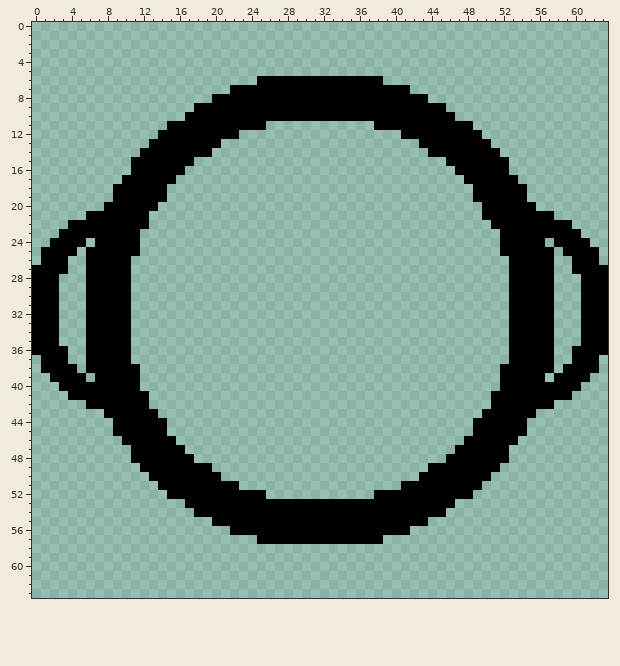
Two states of a pixel-art sprite, Assets/Models/player.png. That is the earlier state.
The file is 64x64 pixels.
Now the later version:
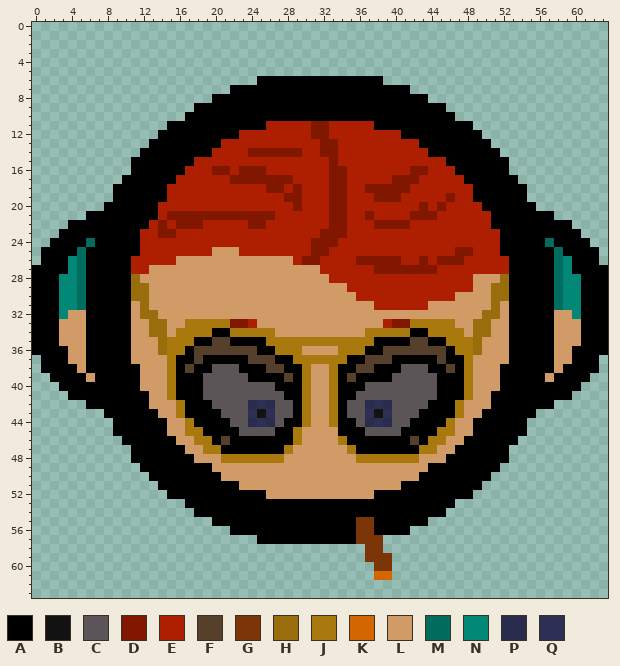
Palette (. is transparent): A #000000  B #131213  C #5b5558  D #821700  E #ad1f00  F #56402b  G #7c3506  H #996c0c  J #aa790d  K #d36600  L #d19b68  M #006d5f  N #008775  P #292c4d  Q #2d3054
The commit says: added the boss,player and bat models
What changed:
@@ x 0..63 @@
 10 .................AAAAAAAAAAAAAAAAAAAAAAAAAAAAAA.................
-11 ...............AAAAAAAAAAA............AAAAAAAAAAA...............
-12 ..............AAAAAAAAA..................AAAAAAAAA..............
-13 .............AAAAAAAA......................AAAAAAAA.............
-14 ............AAAAAAAA........................AAAAAAAA............
-15 ...........AAAAAAA............................AAAAAAA...........
-16 ...........AAAAAA..............................AAAAAA...........
-17 ..........AAAAAA................................AAAAAA..........
-18 .........AAAAAA..................................AAAAAA.........
-19 .........AAAAAA..................................AAAAAA.........
-20 ........AAAAAA....................................AAAAAA........
-21 ......AAAAAAA.....................................AAAAAAAA......
-22 ....AAAAAAAAA......................................AAAAAAAAA....
-23 ...AAAAAAAAA........................................AAAAAAAAA...
-24 ..AAAA.AAAAA........................................AAAAA.AAAA..
-25 .AAAA.AAAAAA........................................AAAAAA.AAAA.
-26 .AAA..AAAAA..........................................AAAAA..AAA.
-27 AAAA..AAAAA..........................................AAAAA..AAAA
-28 AAA...AAAAA..........................................AAAAA...AAA
-29 AAA...AAAAA..........................................AAAAA...AAA
-30 AAA...AAAAA..........................................AAAAA...AAA
-31 AAA...AAAAA..........................................AAAAA...AAA
-32 AAA...AAAAA..........................................AAAAA...AAA
-33 AAA...AAAAA..........................................AAAAA...AAA
-34 AAA...AAAAA..........................................AAAAA...AAA
-35 AAA...AAAAA..........................................AAAAA...AAA
-36 AAAA..AAAAA..........................................AAAAA..AAAA
-37 .AAA..AAAAA..........................................AAAAA..AAA.
-38 .AAAA.AAAAAA........................................AAAAAA.AAAA.
-39 ..AAAA.AAAAA........................................AAAAA.AAAA..
-40 ...AAAAAAAAA........................................AAAAAAAAA...
-41 ....AAAAAAAAA......................................AAAAAAAAA....
-42 ......AAAAAAA......................................AAAAAAA......
-43 ........AAAAAA....................................AAAAAA........
-44 .........AAAAAA..................................AAAAAA.........
-45 .........AAAAAA..................................AAAAAA.........
-46 ..........AAAAAA................................AAAAAA..........
-47 ...........AAAAAA..............................AAAAAA...........
-48 ...........AAAAAAA............................AAAAAAA...........
-49 ............AAAAAAAA........................AAAAAAAA............
-50 .............AAAAAAAA......................AAAAAAAA.............
-51 ..............AAAAAAAAA..................AAAAAAAAA..............
-52 ...............AAAAAAAAAAA............AAAAAAAAAAA...............
+11 ...............AAAAAAAAAAAEEEEEDDEEEEEAAAAAAAAAAA...............
+12 ..............AAAAAAAAAEEEEEEEEDDEEEEEEEEAAAAAAAAA..............
+13 .............AAAAAAAAEEEEEEEEEEEDDEEEEEEEEEAAAAAAAA.............
+14 ............AAAAAAAAEEEEDDDDDDEEDDEEEEEEEEEEAAAAAAAA............
+15 ...........AAAAAAAEEEEEEEEEEEEEEEDEEEEEEEEEEEEAAAAAAA...........
+16 ...........AAAAAAEEEDDEDDDEEEEEEEDDEEEEEEEDDEEEAAAAAA...........
+17 ..........AAAAAAEEEEEEDDDDDDDEEEEDDEEEEEDDDEEEEEAAAAAA..........
+18 .........AAAAAAEEEEEEEEEEEDDEDEEEDDEEDDDDDEEEEEEEAAAAAA.........
+19 .........AAAAAAEEEEEEEEEEEEEDDEEEDDEEEDDDEEEEEDEEAAAAAA.........
+20 ........AAAAAAEEEEEEEEEEEEEEEDEEEDDEEEEEEEEDEDEEEEAAAAAA........
+21 ......AAAAAAAAEDDDDDDDDDDDDEEEEEEDDEEDEEEEDDDEEEEEEAAAAAAA......
+22 ....AAAAAAAAAEDEDDDEEEEEDDEEEEEEEDDEEEDDDDEEEEEEEEEAAAAAAAAA....
+23 ...AAAAAAAAAEEDDEEEEEEEEEEEEEEEEDDDEEEEEEEEEEEEEEEEEAAAAAAAAA...
+24 ..AAAAMAAAAAEEEEEEEEEEEEEEEEEEEDDDEEEEEEEEEEEEEEEEEEAAAAAMAAAA..
+25 .AAAAMAAAAAAEEEEEEEELLLEEEEEEEEDDEEEEEEEEEEEEEEDDEEEAAAAAAMAAAA.
+26 .AAANMAAAAAEEEEELLLLLLLLLLLLLEDDEEEEDDDDDEEDEDDDEEEEEAAAAAMNAAA.
+27 AAAANMAAAAAEELLLLLLLLLLLLLLLLLLLEEEEEEDDDDDDDEEEEEEEEAAAAAMNAAAA
+28 AAANNMAAAAAHLLLLLLLLLLLLLLLLLLLLLEEEEEEEEEEEEEEEELLLHAAAAAMNNAAA
+29 AAANNMAAAAAHHLLLLLLLLLLLLLLLLLLLLLLEEEEEEEEEEEEEELLHHAAAAAMNNAAA
+30 AAANNMAAAAAHHLLLLLLLLLLLLLLLLLLLLLLLEEEEEEEEEEELLLLHHAAAAAMNNAAA
+31 AAANNMAAAAALHLLLLLLLLLLLLLLLLLLLLLLLLLEEEEEELLLLLLLHLAAAAAMNNAAA
+32 AAANLLAAAAALHHLLLLLLLLLLLLLLLLLLLLLLLLLLLLLLLLLLLLHHLAAAAALLNAAA
+33 AAALLLAAAAALLHHLLJJJJJDDELLLLLLLLLLLLLLEDDJJJJJLLHHLLAAAAALLLAAA
+34 AAALLLAAAAALLHHLJJJJAAJJJJJLLLLLLLLLLJJJJJAAJJJJLHHLLAAAAALLLAAA
+35 AAALLLAAAAALLLHJJJAAFFAAAAJJJJJJJJJJJJAAAAFFAAJJJHLLLAAAAALLLAAA
+36 AAAALLAAAAALLLHJJAFFFFFFFAAJJJLLLLJJJAAFFFFFFFAJJHLLLAAAAALLAAAA
+37 .AAALLAAAAALLLLJAAFAAAAAFFFAAJJJJJJAAFFFAAAAAFAAJLLLLAAAAALLAAA.
+38 .AAAALAAAAAALLLJAFAACCCAAAFFAAJLLJAAFFAAACCCAAFAJLLLAAAAAALAAAA.
+39 ..AAAALAAAAALLLJAAACCCCCAAAAFAJLLJAFAAAACCCCCAAAJLLLAAAAALAAAA..
+40 ...AAAAAAAAALLLJAAACCCCCCCCAAAJLLJAAACCCCCCCCAAAJLLLAAAAAAAAA...
+41 ....AAAAAAAAALLJAAACCCCCCCCCAAJLLJAACCCCCCCCCAAAJLLAAAAAAAAA....
+42 ......AAAAAAALLLJAAACCCCPQPCCAJLLJACCPQPCCCCAAAJLLLAAAAAAA......
+43 ........AAAAAALLJAAAACCCQBQCCAJLLJACCQBQCCCAAAAJLLAAAAAA........
+44 .........AAAAAALLJAAAACCPQPCAAJLLJAACPQPCCAAAAJLLAAAAAA.........
+45 .........AAAAAALLJJAAAACCCCAAJLLLLAAACCCCAAAAJJLLAAAAAA.........
+46 ..........AAAAAALLJJAFAAAAAAAJLLLLJAAAAAAAFAJJLLAAAAAA..........
+47 ...........AAAAAALLJJAAAAAAAJLLLLLLJAAAAAAAJJLLAAAAAA...........
+48 ...........AAAAAAALLLJJJJJJJLLLLLLLLJJJJJJJLLLAAAAAAA...........
+49 ............AAAAAAAALLLLLLLLLLLLLLLLLLLLLLLLAAAAAAAA............
+50 .............AAAAAAAALLLLLLLLLLLLLLLLLLLLLLAAAAAAAA.............
+51 ..............AAAAAAAAALLLLLLLLLLLLLLLLLLAAAAAAAAA..............
+52 ...............AAAAAAAAAAALLLLLLLLLLLLAAAAAAAAAAA...............
 53 .................AAAAAAAAAAAAAAAAAAAAAAAAAAAAAA.................
 54 ..................AAAAAAAAAAAAAAAAAAAAAAAAAAAA..................
-55 ....................AAAAAAAAAAAAAAAAAAAAAAAA....................
-56 ......................AAAAAAAAAAAAAAAAAAAA......................
-57 .........................AAAAAAAAAAAAAA.........................
-58 ................................................................
-59 ................................................................
-60 ................................................................
-61 ................................................................
+55 ....................AAAAAAAAAAAAAAAAGGAAAAAA....................
+56 ......................AAAAAAAAAAAAAAGGAAAA......................
+57 .........................AAAAAAAAAAAGGG.........................
+58 .....................................GG.........................
+59 .....................................GGG........................
+60 ......................................GG........................
+61 ......................................KK........................
 62 ................................................................
Where, in picture pixels (left, top, right, bottom), the same in both pictures:
changed: (59, 121, 509, 580)
added: (545, 238, 581, 382)
